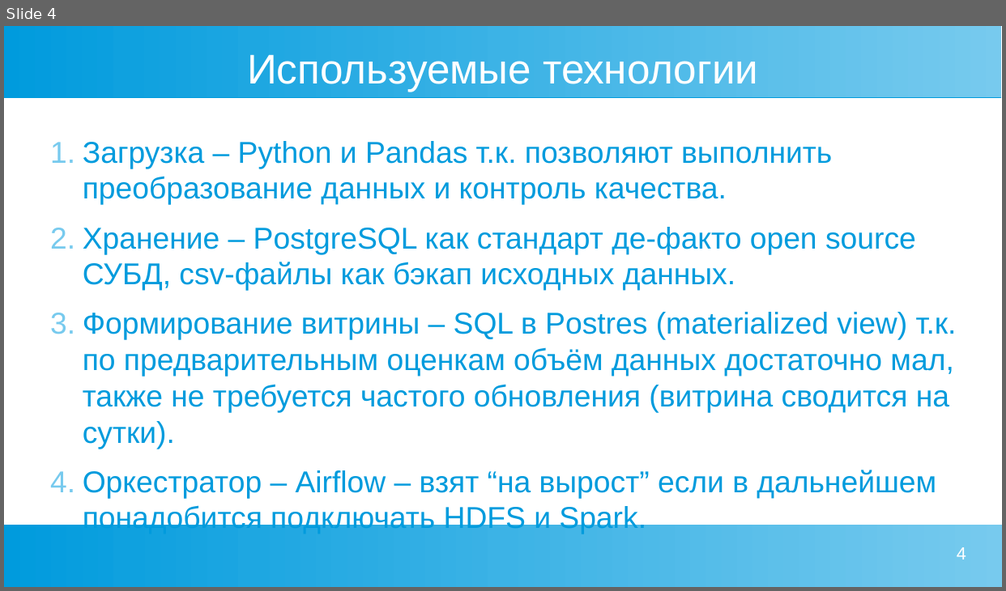
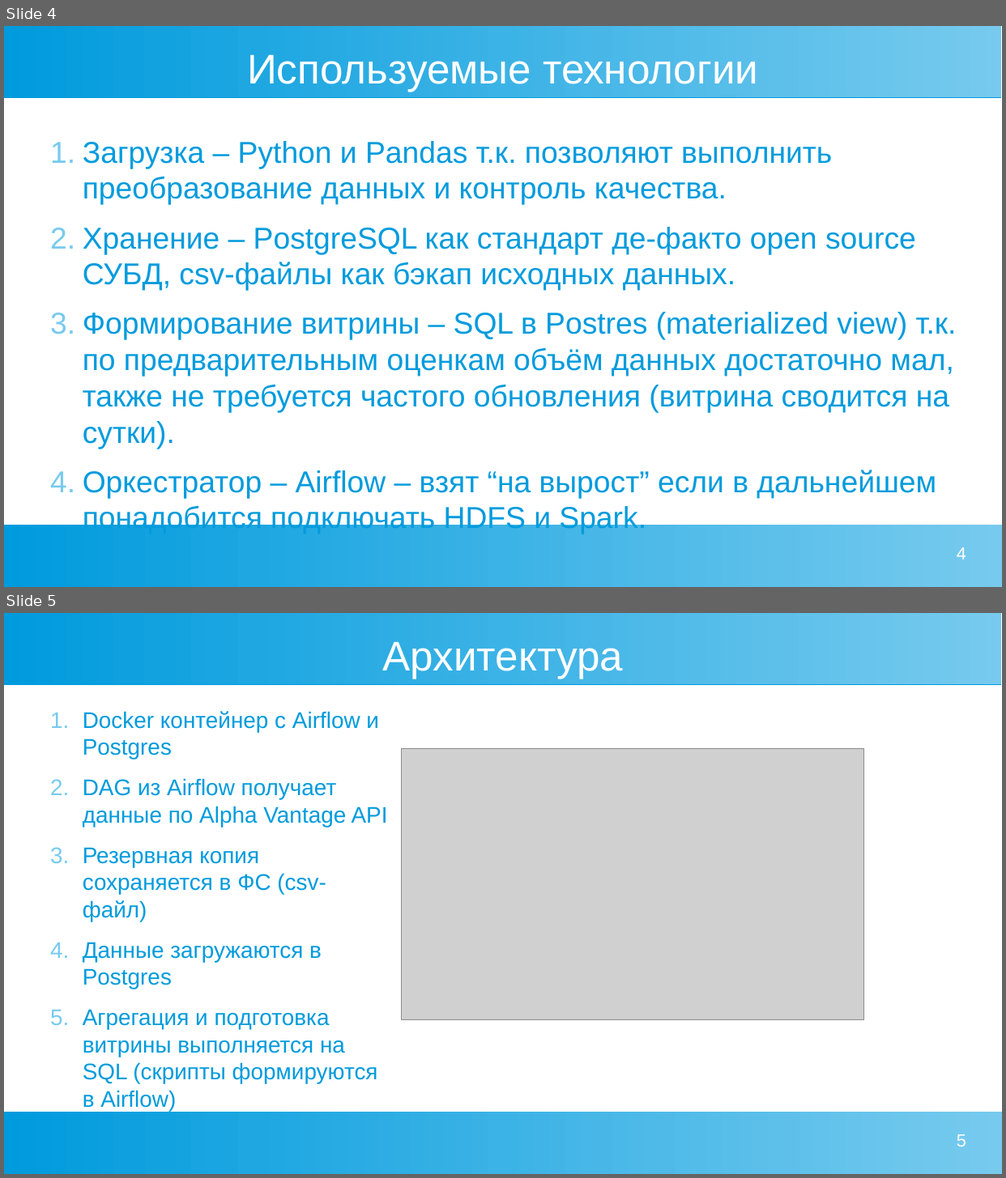
Before and after one commit to EVMik205/DE_project_2, a slide deck: slides.odp. Shown one above the other, each under a label of ours: slide 4 before the commit, slides 4 and 5 after it. The pictures are 1006x591 and 1006x1178 pixels, drawn with LibreOffice and Linux fonts; fonts in the diff are those of the drawing; grey boxes stand for pictures. Boxes give left, top, right and bottom in pixels: in the first picture for what was removed or moved away, otherwise in the second. Text is boxed around its words. In the diff, an @@ line names an element or a change of style, - is before the commit and + after.

```diff
--- a/slides.odp
+++ b/slides.odp
@@ slide 5 added at <box>4,613,1002,1174</box>, background #FFFFFF; not listed: 2 template elements that a slide beside it also shows @@
@@ title added at <box>383,642,623,679</box>, 33 pt, text #FFFFFF @@
+Архитектура
@@ text added at <box>83,711,388,1111</box>, 18 pt, text #009BDD @@
+1. Docker контейнер с Airflow и Postgres
+2. DAG из Airflow получает данные по Alpha Vantage API
+3. Резервная копия сохраняется в ФС (csv-файл)
+4. Данные загружаются в Postgres
+5. Агрегация и подготовка витрины выполняется на SQL (скрипты формируются в Airflow)
@@ picture added at <box>402,749,864,1020</box> @@
@@ page number added at <box>957,1135,966,1147</box>, 14 pt, text #FFFFFF @@
+5
```
Also in this commit, not shown: 2 slides changed, 1 other slide added, 2 slides removed, 1 other file.
